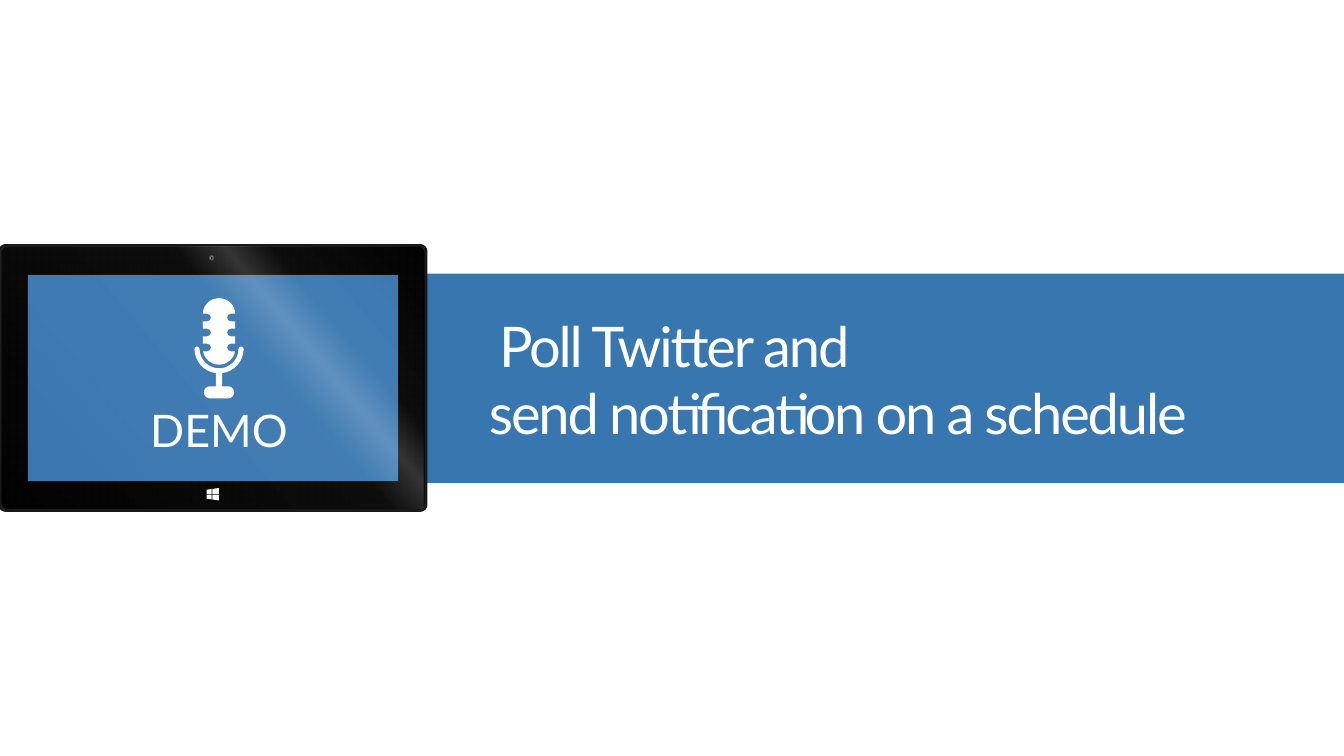
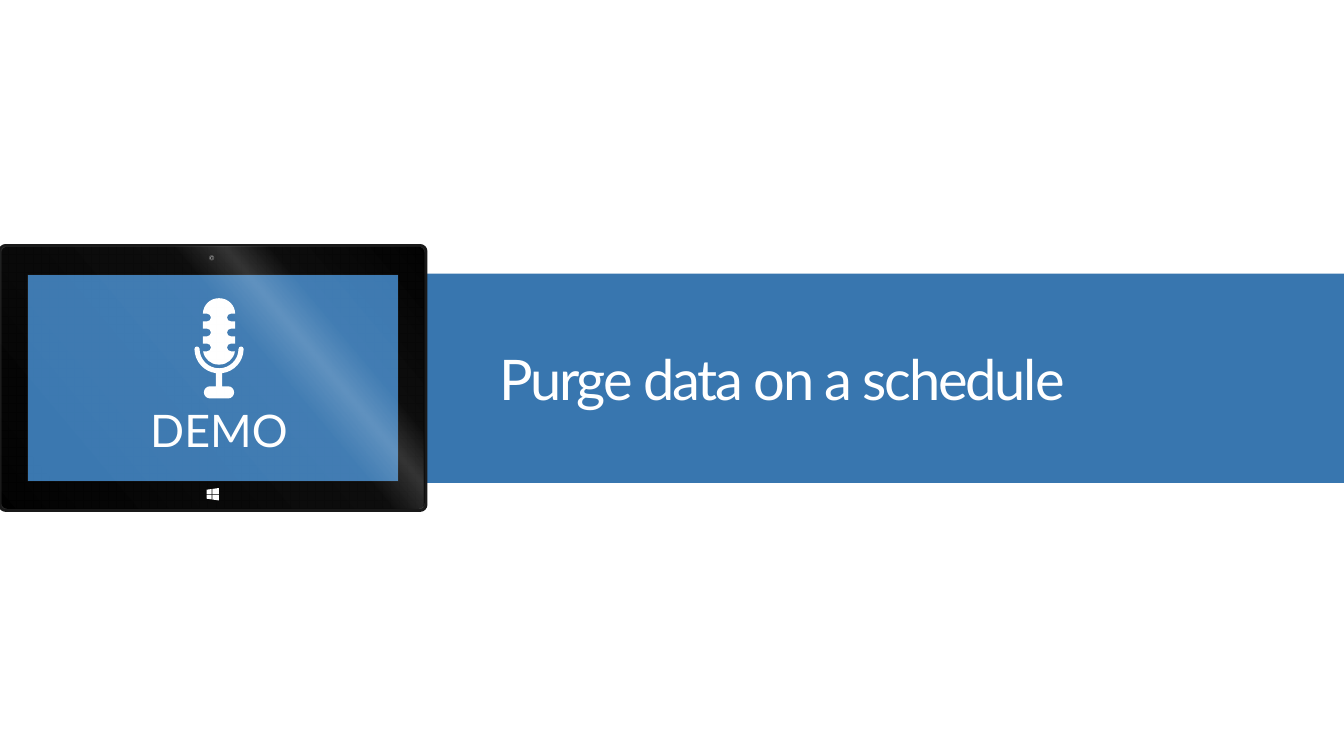
Before and after one commit to BretStateham/WindowsAzureUnleashed, a slide deck: slide 18 of Presentations/03_Windows8AndWindowsAzureMobileServices.pptx. Drawn at 1344x756 pixels with LibreOffice and Linux fonts; fonts in the diff are those of the drawing; background and template pictures are left out. Boxes give left, top, right and bottom in pixels: in the first picture for what was removed or moved away, otherwise in the second. Text is boxed around its words. In the diff, an @@ line names an element or a change of style, - is before the commit and + after.

```diff
--- a/Presentations/03_Windows8AndWindowsAzureMobileServices.pptx
+++ b/Presentations/03_Windows8AndWindowsAzureMobileServices.pptx
@@ title at [499, 358, 1064, 410]: text changed @@
-Poll Twitter and
-send notification on a schedule
+Purge data on a schedule
```
Also in this commit, not shown: 1 other slide changed, 1 other file.
